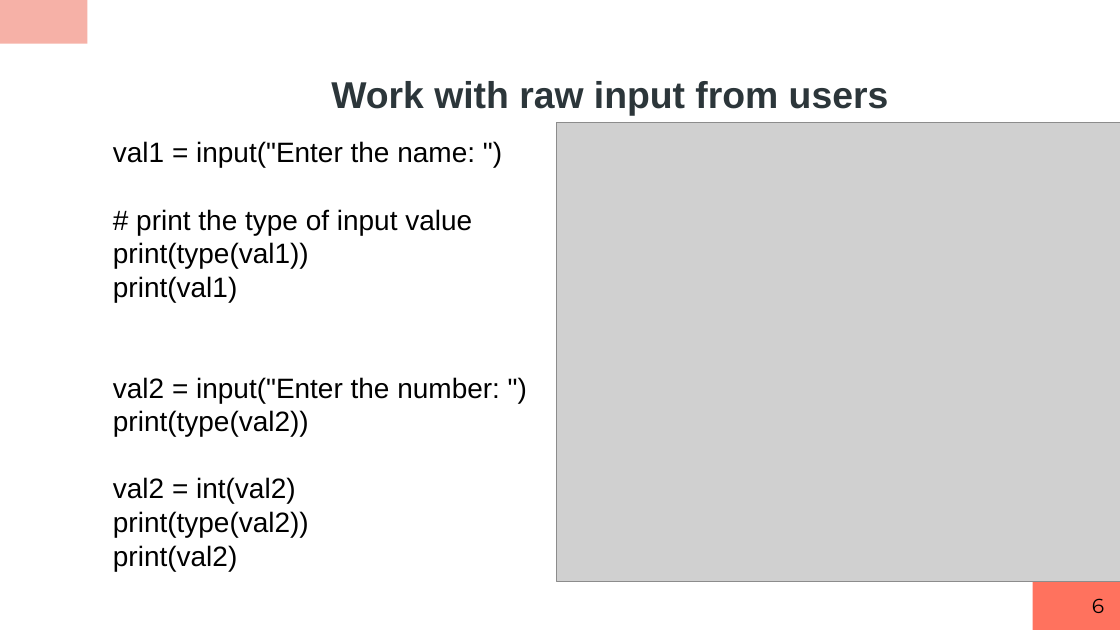
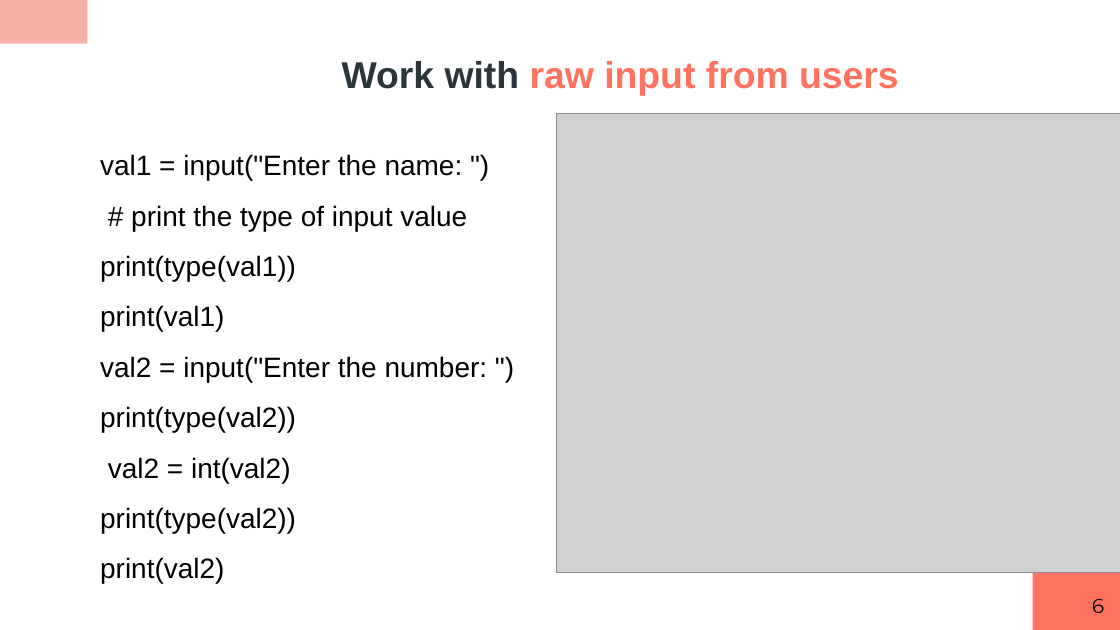
Before and after one commit to RashmivernekarN/ai_with_python_keonics, a slide deck: slide 6 of module2/ppt/Python Scripting.pptx. Drawn at 1120x630 pixels with LibreOffice and Linux fonts; fonts in the diff are those of the drawing; grey boxes stand for pictures. Boxes give left, top, right and bottom in pixels: in the first picture for what was removed or moved away, otherwise in the second. Text is boxed around its words. In the diff, an @@ line names an element or a change of style, - is before the commit and + after.

```diff
--- a/module2/ppt/Python Scripting.pptx
+++ b/module2/ppt/Python Scripting.pptx
@@ title "Work with raw input from ...": place and size @@
-title "Work with raw input from ..." at (331, 81, 889, 116)
+title "Work with raw input from ..." at (342, 61, 899, 96)
@@ title "Work with raw input from ..." at (342, 61, 899, 96): text colour #2C363A to #FF725E in "raw input from users" @@
@@ picture: place and size @@
-picture at (557, 123, 1120, 582)
+picture at (557, 114, 1120, 573)
@@ text "val1 = input("Enter the name: ...": place and size @@
-text "val1 = input("Enter the name: ..." at (113, 141, 500, 571)
+text "val1 = input("Enter the name: ..." at (100, 154, 488, 583)
@@ text "val1 = input("Enter the name: ..." at (100, 154, 488, 583): line spacing 1 to 1.5 @@
```
Also in this commit, not shown: 27 other slides changed, 39 slides added, 4 slides removed, 4 other files.
